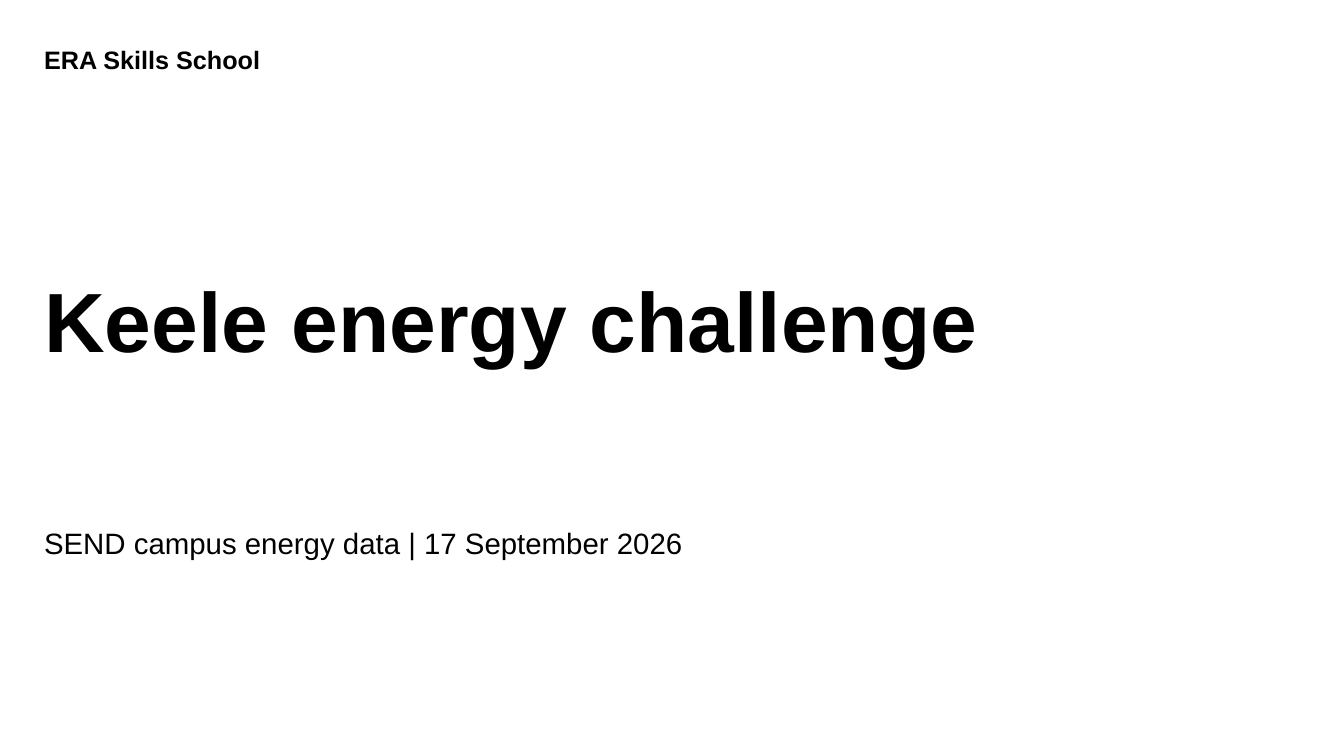
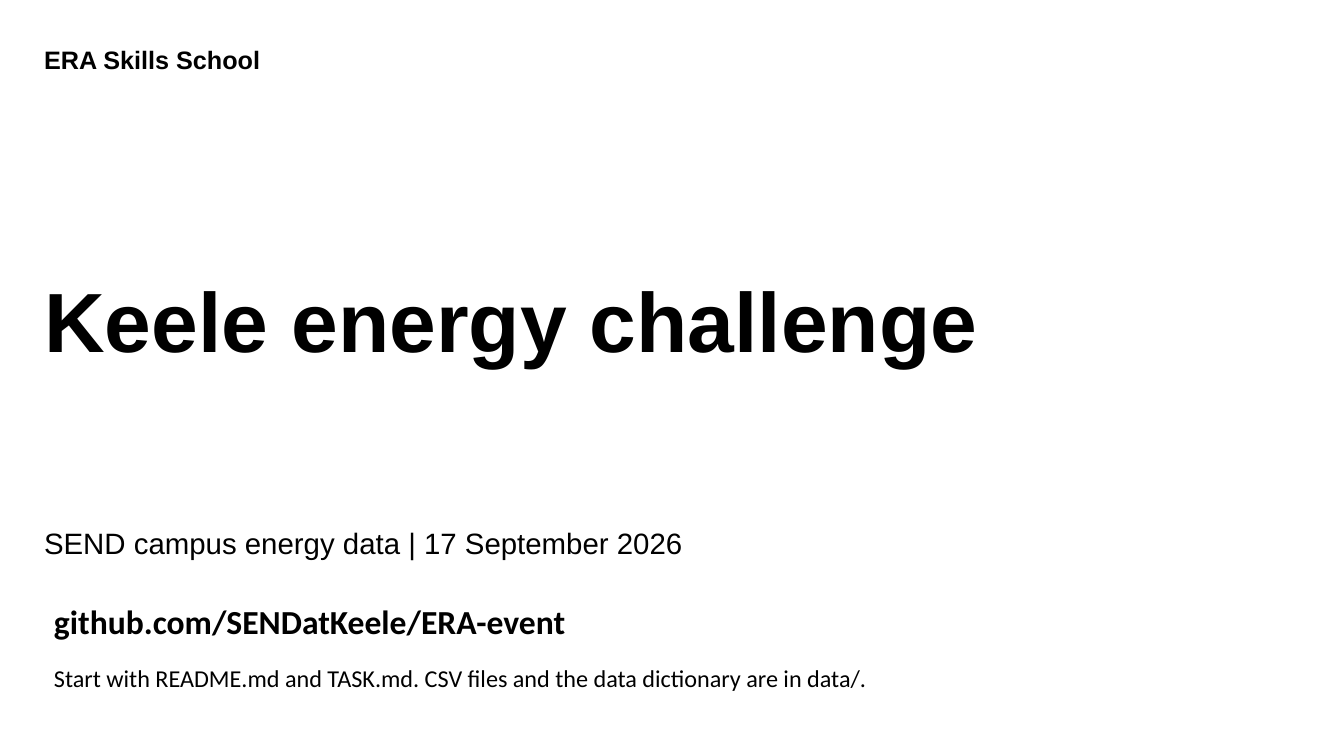
Before and after one commit to SENDatKeele/ERA-event, a slide deck: slide 1 of slides/ERA-Hackathon-Data-Briefing.pptx. Drawn at 1344x756 pixels with LibreOffice and Linux fonts; fonts in the diff are those of the drawing. Boxes give left, top, right and bottom in pixels: in the first picture for what was removed or moved away, otherwise in the second. Text is boxed around its words. In the diff, an @@ line names an element or a change of style, - is before the commit and + after.

Commit message:
Update ERA participant pack and add Python starter and briefing PDF

```diff
--- a/slides/ERA-Hackathon-Data-Briefing.pptx
+++ b/slides/ERA-Hackathon-Data-Briefing.pptx
@@ text added at [54,610,565,640], 24 pt, text #000000, bold @@
+github.com/SENDatKeele/ERA-event
@@ text added at [54,670,866,691], 17.2 pt, text #000000 @@
+Start with README.md and TASK.md. CSV files and the data dictionary are in data/.
```
Also in this commit, not shown: 3 other slides changed, 8 other files.
